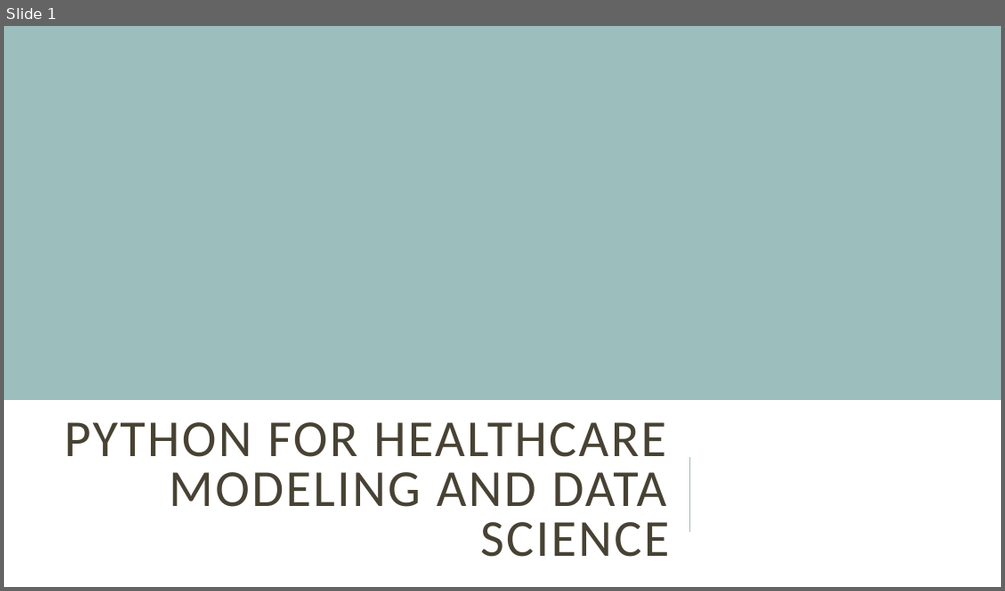
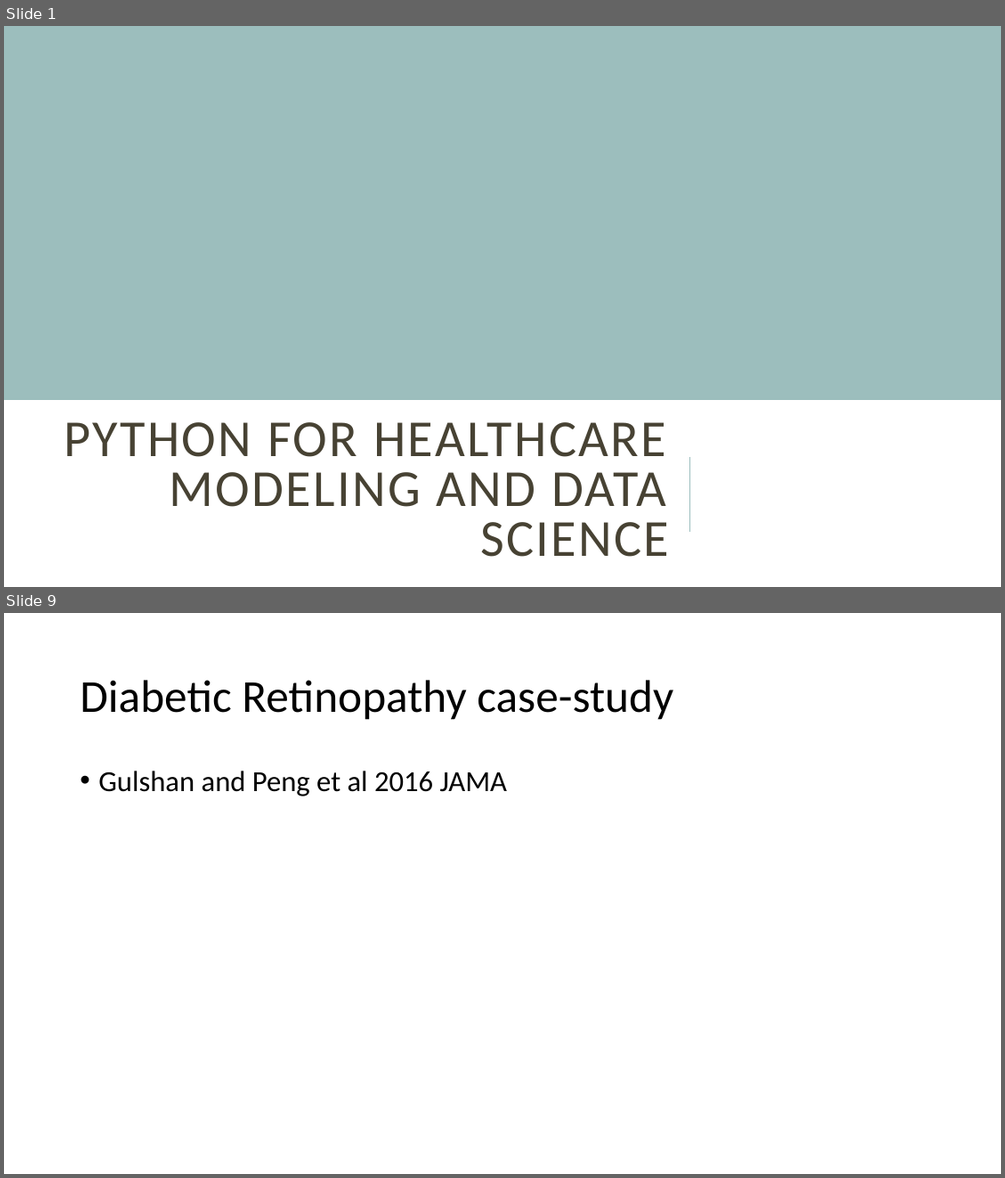
Before and after one commit to ammarmans1995/Python-For-healthcare-and-data, a slide deck: Slides/Module 4.pptx. Shown one above the other, each under a label of ours: slide 1 before the commit, slides 1 and 9 after it; the slides between them are not shown. The pictures are 1005x591 and 1005x1178 pixels, drawn with LibreOffice and Linux fonts; fonts in the diff are those of the drawing. Boxes give left, top, right and bottom in pixels: in the first picture for what was removed or moved away, otherwise in the second. Text is boxed around its words. In the diff, an @@ line names an element or a change of style, - is before the commit and + after.

```diff
--- a/Slides/Module 4.pptx
+++ b/Slides/Module 4.pptx
@@ slide 9 added at (4, 613, 1001, 1174), background #FFFFFF @@
@@ title added at (80, 680, 673, 720), 44 pt, text #000000 @@
+Diabetic Retinopathy case-study
@@ text added at (98, 771, 508, 796), 28 pt, text #000000 @@
+• Gulshan and Peng et al 2016 JAMA
```
Also in this commit, not shown: 6 other slides added, 14 other files.
